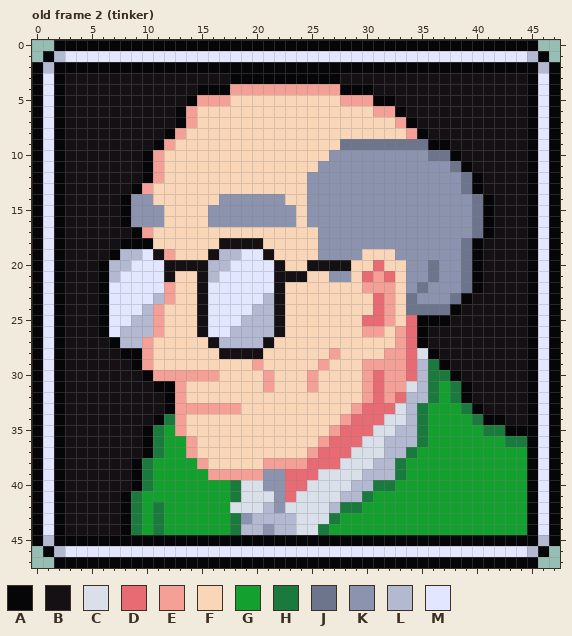
Pixel-art file: art/headshots.aseprite. Above, as it was before the edit.
48x48 pixels, 2 frames. Shown: old frame 2 (tinker).
Palette (. is transparent): A #060608  B #141013  C #dae0ea  D #e86a73  E #f5a097  F #fad6b8  G #14a02e  H #1a7a3e  J #6d758d  K #8b93af  L #b3b9d1  M #e3e6ff
Pixels before, old frame 2 (tinker), first column x 0:
 0 ..AAAAAAAAAAAAAAAAAAAAAAAAAAAAAAAAAAAAAAAAAAAA..
 1 .ALMMMMMMMMMMMMMMMMMMMMMMMMMMMMMMMMMMMMMMMMMMLA.
 2 ALAAAAAAAAAAAAAAAAAAAAAAAAAAAAAAAAAAAAAAAAAAAALA
 3 AMABBBBBBBBBBBBBBBAAAAAAAAAABBBBBBBBBBBBBBBBBAMA
 4 AMABBBBBBBBBBBBAAAEEEEEEEEEEAAABBBBBBBBBBBBBBAMA
 5 AMABBBBBBBBBBBAEEEFFFFFFFFFFEEEAABBBBBBBBBBBBAMA
 6 AMABBBBBBBBBBAEFFFFFFFFFFFFFFFFEEABBBBBBBBBBBAMA
 7 AMABBBBBBBBBBAEFFFFFFFFFFFFFFFFFFEABBBBBBBBBBAMA
 8 AMABBBBBBBBBAEFFFFFFFFFFFFFFFFFFFFEABBBBBBBBBAMA
 9 AMABBBBBBBBAEFFFFFFFFFFFFFFFJJJJJJJJAABBBBBBBAMA
10 AMABBBBBBBAEFFFFFFFFFFFFFFFKKKKKKKKKJJABBBBBBAMA
11 AMABBBBBBBAEFFFFFFFFFFFFFFKKKKKKKKKKKKJABBBBBAMA
12 AMABBBBBBBAEFFFFFFFFFFFFFKKKKKKKKKKKKKKJABBBBAMA
13 AMABBBBBBAEFFFFFFFFFFFFFFKKKKKKKKKKKKKKJABBBBAMA
14 AMABBBBBAKKFFFFFFKKKKKKFFKKKKKKKKKKKKKKKJABBBAMA
15 AMABBBBBAKKKFFFFKKKKKKKKFKKKKKKKKKKKKKKKJABBBAMA
16 AMABBBBBAKKKFFFFKKKKKKKKFKKKKKKKKKKKKKKKJABBBAMA
17 AMABBBBBBAEFFFFFFFFFFFFFFFKKKKKKKKKKKKKKJABBBAMA
18 AMABBBBBAAAFFFFFFBBBBFFFFFKKKKKKKKKKKKKJABBBBAMA
19 AMABBBBALLMBEFFFBLLMMBFFFFKKKKFFFKKKKKKJABBBBAMA
20 AMABBBALLMMMBBBBLLMMMMBFFBBBBFFDFFKKJKKJABBBBAMA
21 AMABBBALMMMMBFFBLMMMMMBBBFFKKFDEDFKKJKKJABBBBAMA
22 AMABBBAMMMMMEFFBMMMMMMBFFFFFFFEEEFKJKKKJABBBBAMA
23 AMABBBAMMMMLEFFBMMMMMLBFFFFFFFFDEFJKKKJABBBBBAMA
24 AMABBBAMMMLEFFFBMMMMLLBFFFFFFFFDEFJJJJABBBBBBAMA
25 AMABBBAMMLLEFFFBMMMLLLBFFFFFFFDDEFDAAABBBBBBBAMA
26 AMABBBAMLLLEFFFBMMLLLLBFFFFFFFEEFEDABBBBBBBBBAMA
27 AMABBBBALLEFFFFFBLLLLBFFFFFFFFFFFEDABBBBBBBBBAMA
28 AMABBBBBAAEFFFFFFBBBBFFFFFFEFFFFEEDCABBBBBBBBAMA
29 AMABBBBBBAEFFFFFFFFFEFFFFFEFFFEEEEDLHABBBBBBBAMA
30 AMABBBBBBBAEEEEEEFFFFEFFFEFFFFEDEEDLHHABBBBBBAMA
31 AMABBBBBBBBAAEFFFFFFFEFFFEFFFFEDEECLHGHABBBBBAMA
32 AMABBBBBBBBBAEFFFFFFFFFFFFFFFFEDEDLLHGHABBBBBAMA
33 AMABBBBBBBBBAEEEEEEFFFFFFFFFFEDDDCLHGGGHABBBBAMA
34 AMABBBBBBBBAHEFFFFFFFFFFFFFFEDDDCCLHGGGGHAABBAMA
35 AMABBBBBBBAHGEFFFFFFFFFFFFFEDDDCCLLHGGGGGHHAAAMA
36 AMABBBBBBBAHGGEFFFFFFFFFFFEDDDCCLLLHGGGGGGGHHAMA
37 AMABBBBBBBAHGGEFFFFFFFFFFEDDDCCCLLHGGGGGGGGGGAMA
38 AMABBBBBBAHGGGGEFFFFFEEEEDDDCCCLLHGGGGGGGGGGGAMA
39 AMABBBBBBAHGGGGGEEEEEKKDDDCCCCLLLHGGGGGGGGGGGAMA
40 AMABBBBBBAHGGGGGGGHCCKKDDCCCCLLHHGGGGGGGGGGGGAMA
41 AMABBBBBAHGGGGGGGGHCCCKDCCCCLLHGGGGGGGGGGGGGGAMA
42 AMABBBBBAHGHGGGGGGCCCLKCCCCLHHGGGGGGGGGGGGGGGAMA
43 AMABBBBBAHGHGGGGGGHKLLLLCCCHGGGGGGGGGGGGGGGGGAMA
44 AMABBBBBAHGHGGGGGGHLLKLLCCHGGGGGGGGGGGGGGGGGGAMA
45 ALAAAAAAAAAAAAAAAAAAAAAAAAAAAAAAAAAAAAAAAAAAAALA
46 .ALMMMMMMMMMMMMMMMMMMMMMMMMMMMMMMMMMMMMMMMMMMLA.
47 ..AAAAAAAAAAAAAAAAAAAAAAAAAAAAAAAAAAAAAAAAAAAA..
Now the later version:
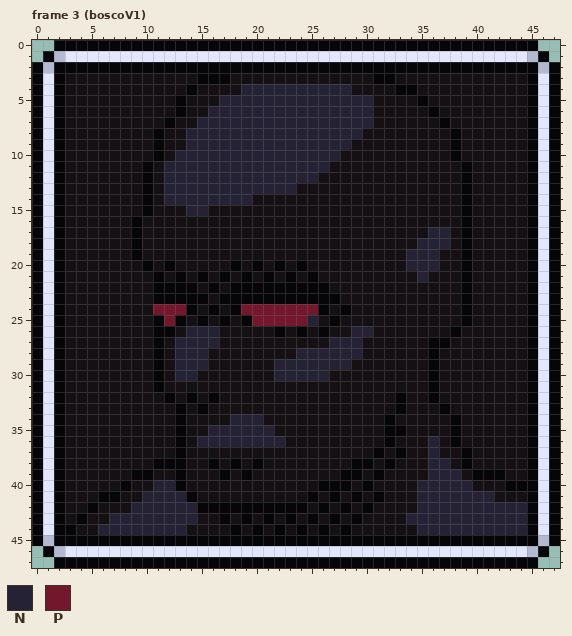
Colours new in this view: N #242234  P #73172d
A new or re-ordered frame is compared with the old frame closest to it.
The commit says: boscoV1 headshot
Difference:
frames 2 -> 3
Changed rows in their new state; - is an unchanged pixel.
Frame 3 (boscoV1) is new; against old frame 2 (tinker):
first column x 3:
 3 ------------AAABBBBBBBBBB---AA------------
 4 -----------ABBBBNNNNNNNNNNBB--AA----------
 5 ----------ABBBNNNNNNNNNNNNNNBB--A---------
 6 -----------BBNNNNNNNNNNNNNNNBBB--A--------
 7 ---------ABBNNNNNNNNNNNNNNNNBBBB--A-------
 8 --------ABBNNNNNNNNNNNNNNNNBBBBBB--A------
 9 ---------BBNNNNNNNNNNNNNNNBBBBBBBBBA------
10 -------BABNNNNNNNNNNNNNNNBBBBBBBBBB-------
11 --------BNNNNNNNNNNNNNNNBBBBBBBBBBBB------
12 --------BNNNNNNNNNNNNNNBBBBBBBBBBBBBAB----
13 ------BABNNNNNNNNNNNNBBBBBBBBBBBBBBBAB----
14 -----BBABNNNNNNNNBBBBBBBBBBBBBBBBBBBABB---
15 -----BBABBBNNBBBBBBBBBBBBBBBBBBBBBBBABB---
16 -----BABBBBBBBBBBBBBBBBBBBBBBBBBBBBBABB---
17 -------BBBBBBBBBBBBBBBBBBBBBBBBBBNNBABB---
18 -----B-BBBBBBB----BBBBBBBBBBBBBBNNNBAB----
19 ----BBAB-BBBB-BBBB-BBBBBBBBBBBBNNNBBAB----
20 ---BBBBABA---BBABABABA----BBBBBNNNBBAB----
21 ---BBBBBA-ABABABABA-A-ABBBBBBBBBNBBBAB----
22 ---BBBBBAAAA-ABAAAAAAAAABBBBBBBBBBBBAB----
23 ---BBBBBAAAAABAAAAAAAAAAABBBBBBBBBBB------
24 ---BBBBBPPPA-ABAPPPPPPPABABBBBBBBBBBA-----
25 ---BBBBBAPABABABAPPPPPNBABBBBBBBBBB-A-----
26 ---BBBBBAABNNNBBBBBABABABBNNBBBBB--A------
27 ----BBBBABNNNNBBBB-BBBBBNNNBBBBBBAA-------
28 -----BBBABNNNB----BBBNNNNNNBBBBBB---------
29 ------BBABNNNBBBBBBNNNNNNNBBBBBBBAB-------
30 -------BABNNBBBBBBBNNNNNBBBBBBBBBABB------
31 ---------BBBBBBBBBBBBBBBBBBBBBBBBABBB-----
32 ----------BABABBBBBBBBBBBBBBBBABBABBB-----
33 ---------BABABBBBBBBBBBBBBBBBBABBBABBB----
34 --------BBABBBBNNNBBBBBBBBBBBABBBBBABBBB--
35 -------BBBABBNNNNNNBBBBBBBBBBAABBBBABBBBBB
36 -------BBBABNNNNNNNNBBBBBBBBBABBBNBABBBBBB
37 -------BBBABBBBBBBBBBBBBBBBBABABBNBBABBBBB
38 ------BBAAABBABABABBBBBBBBAABABBBNNBABBBBB
39 -------ABBABBBABABBBBBBBBAABABBBBNNNBAAABB
40 -----ABBNNABBBBBBBBBBBBAAABABBBBNNNNNBBBAA
41 ---AABBNNNNABBBBBBBBBBABABABABBBNNNNNNNBBB
42 --A--BNNNNNNAAAAAAAAAABABABABBBBNNNNNNNNNN
43 -A--NNNNNNNNBBABABABABABABABBBBNNNNNNNNNNN
44 A--NNNNNNNNBBBBABABABABABABBBBBBNNNNNNNNNN
Pixel boxes of the changes (left, top, right, bottom) in both pictures:
changed: (65, 73, 527, 535)
